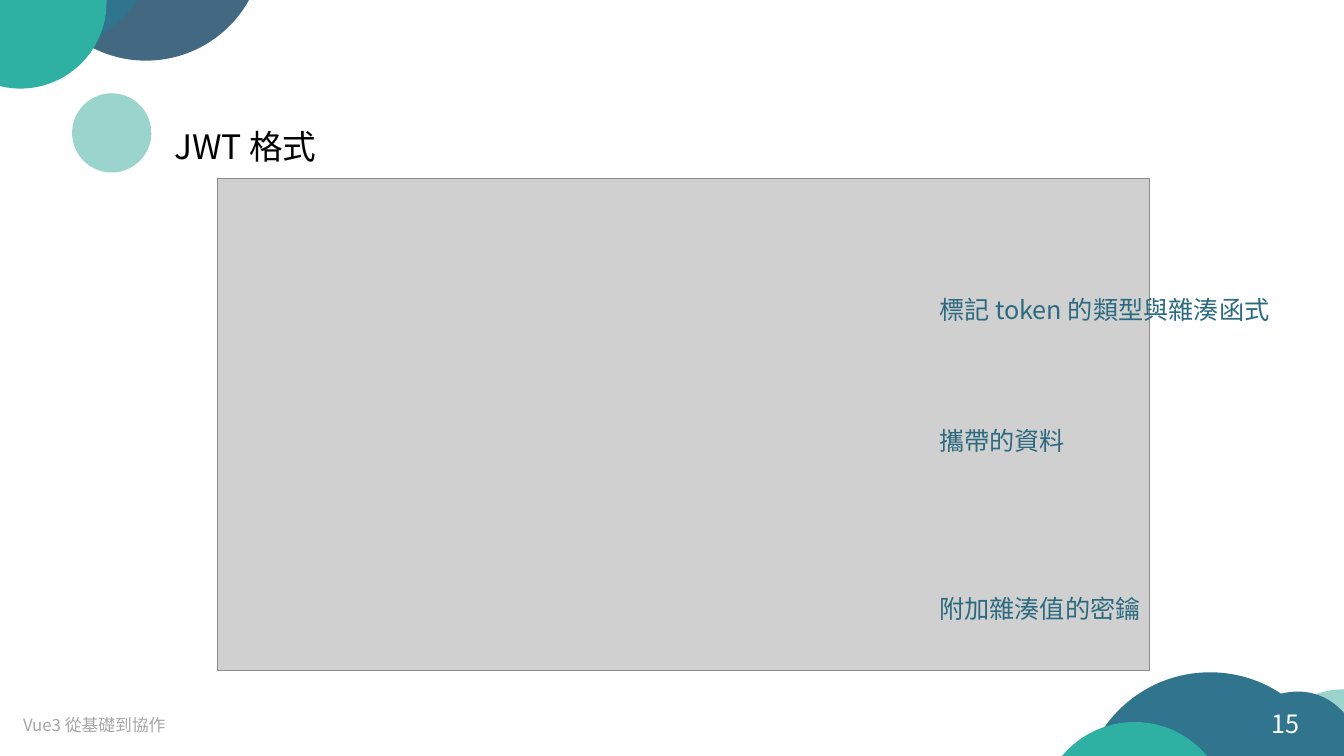
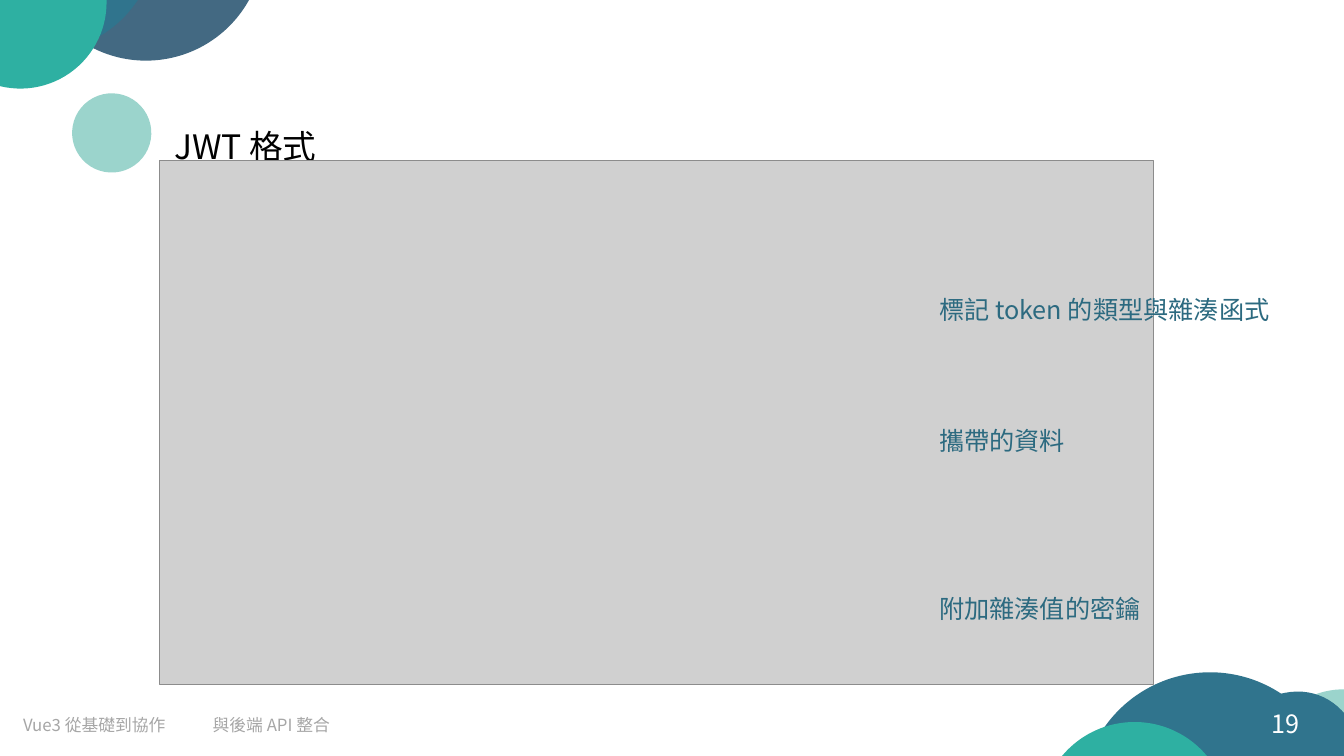
Before and after one commit to arx827/myDrive, a slide deck: slide 19 of Vue.js 從基礎到協作.pptx (slide 15 before the commit). Drawn at 1344x756 pixels with LibreOffice and Linux fonts; fonts in the diff are those of the drawing; grey boxes stand for pictures. Boxes give left, top, right and bottom in pixels: in the first picture for what was removed or moved away, otherwise in the second. Text is boxed around its words. In the diff, an @@ line names an element or a change of style, - is before the commit and + after.

```diff
--- a/Vue.js 從基礎到協作.pptx
+++ b/Vue.js 從基礎到協作.pptx
@@ picture resized from (x1=218, y1=178, x2=1150, y2=670) to (x1=160, y1=160, x2=1154, y2=685) @@
@@ text added at (x1=213, y1=717, x2=330, y2=732), 12 pt, text #A6A6A6 @@
+與後端 API 整合
@@ page number at (x1=1272, y1=714, x2=1300, y2=734): text changed @@
-15
+19
```
Also in this commit, not shown: 27 other slides changed, 5 slides added, 1 other file.
